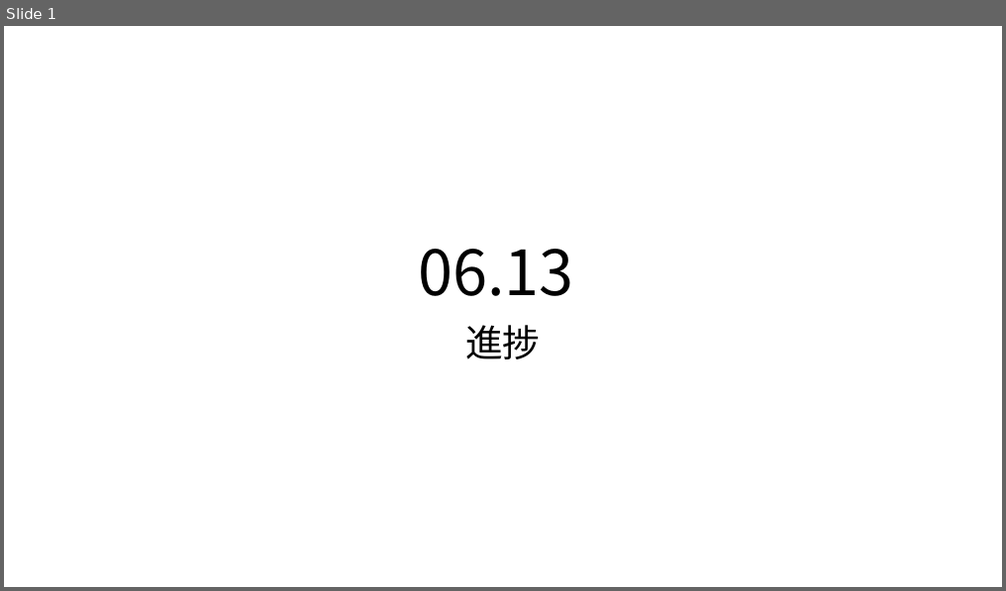
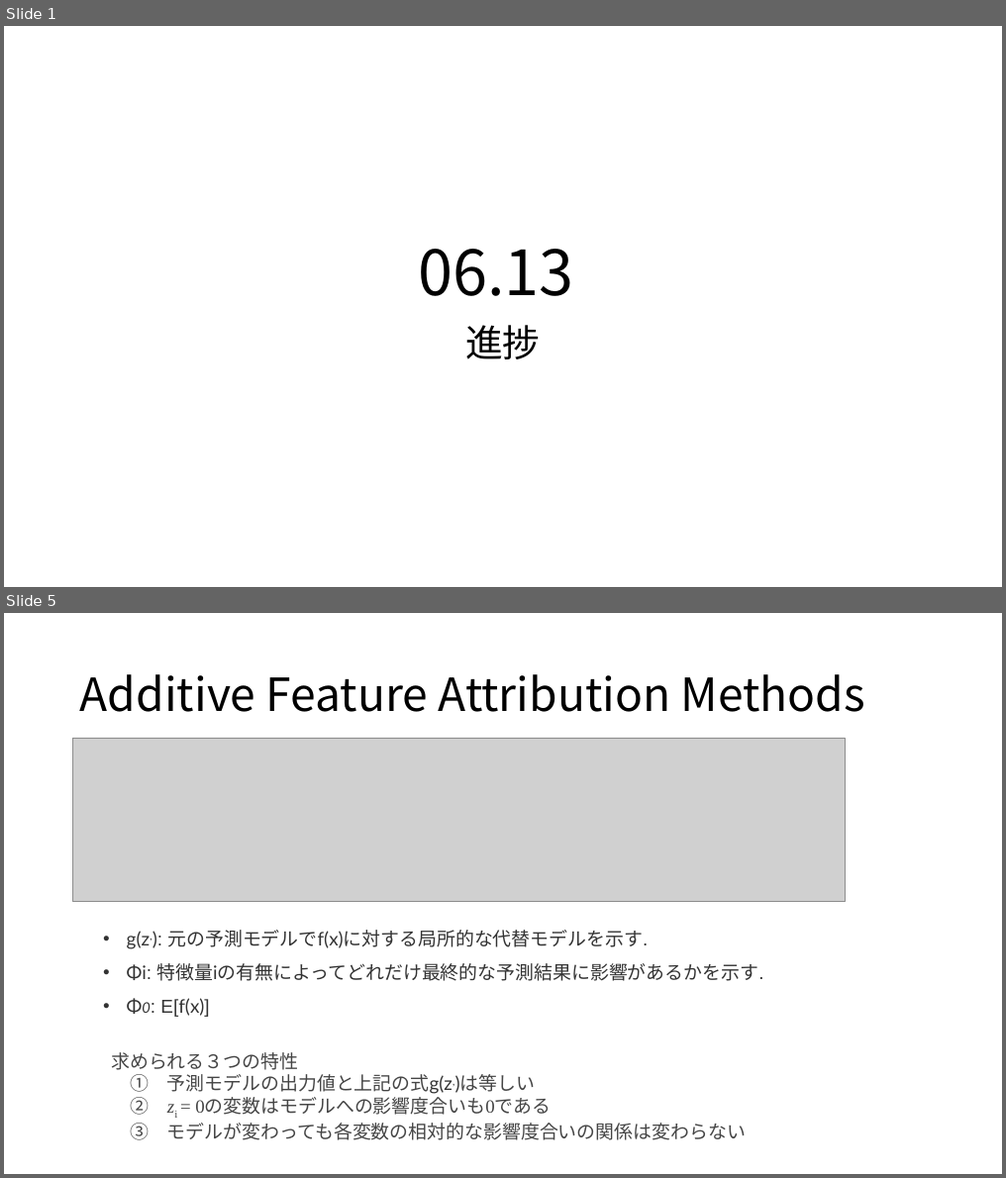
Before and after one commit to MasahitoKumada/research, a slide deck: 2021/doc/進捗06.13.pptx. Shown one above the other, each under a label of ours: slide 1 before the commit, slides 1 and 5 after it; the slides between them are not shown. The pictures are 1006x591 and 1006x1178 pixels, drawn with LibreOffice and Linux fonts; fonts in the diff are those of the drawing; grey boxes stand for pictures. Boxes give left, top, right and bottom in pixels: in the first picture for what was removed or moved away, otherwise in the second. Text is boxed around its words. In the diff, an @@ line names an element or a change of style, - is before the commit and + after.

```diff
--- a/2021/doc/進捗06.13.pptx
+++ b/2021/doc/進捗06.13.pptx
@@ slide 5 added at box(4, 613, 1002, 1174), background #FFFFFF @@
@@ title added at box(80, 674, 865, 712), 44 pt, text #000000 @@
+Additive Feature Attribution Methods
@@ picture added at box(73, 738, 846, 902) @@
@@ text added at box(127, 930, 763, 1017), 18 pt, text #333333 @@
+• g(z,): 元の予測モデルでf(x)に対する局所的な代替モデルを示す.
+• Φi: 特徴量iの有無によってどれだけ最終的な予測結果に影響があるかを示す.
+• Φ0: E[f(x)]
@@ text added at box(111, 1053, 746, 1141), 18 pt, text #454545 @@
+求められる３つの特性
+① 予測モデルの出力値と上記の式g(z,)は等しい
+② zi = 0の変数はモデルへの影響度合いも0である
+③ モデルが変わっても各変数の相対的な影響度合いの関係は変わらない
```
Also in this commit, not shown: 12 other slides added, 1 slide removed, 33 other files.
